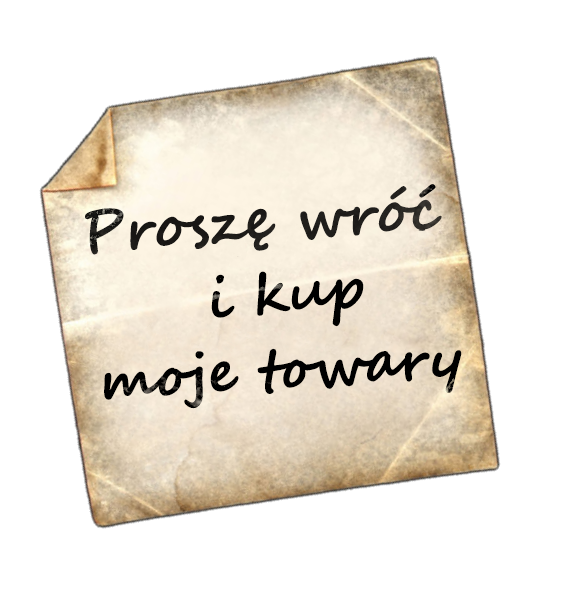
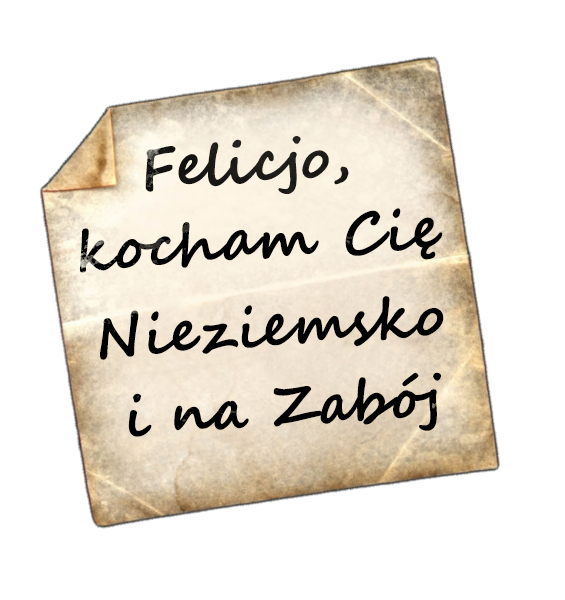
The second 565 x 600 image is a revision of the first. Changes to its layers:
renamed "moje towary" to "i na Zabój", painted on it over [104, 348, 462, 437]
renamed "i kup" to "kocham Cię", painted on it over [80, 208, 443, 327]
removed layer "Layer 1" over [409, 184, 438, 250]
renamed "Proszę wróć" to "Felicjo,", painted on it over [85, 136, 442, 255]
added layer "Nieziemsko" above "cover" over [100, 296, 444, 360]
